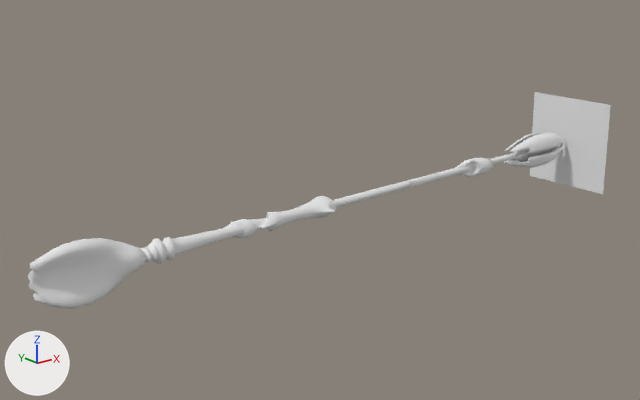
A saved change to the OBJ model src/main/resources/assets/aunis/models/tesr/tools/staff.obj.
One viewpoint serves both versions: a camera (50 mm lens) standing at (-25.1, -29.4, 10.6) and looking at (-3.6, -2.6, -0.1). The axes (+X, +Y, +Z) are drawn at lower left. The lights are the same throughout. Where no turn or scale is listed for an object, it has been applied to the vertices.

Script lines for the objects in view, before the commit:
```python
me_flashmodel = bpy.data.meshes.new('flashModel')
me_flashmodel.from_pydata([(11.46, -1.32, -2.0), (11.44, -5.72, 2.43), (11.39, -1.3, 2.42), (11.5, -5.74, -1.98)], [], [(0, 1, 2), (0, 3, 1)])
me_flashmodel.materials.append(mat_null__002)  # white #e7e7e7
me_gunmodel = bpy.data.meshes.new('gunModel')
me_gunmodel.from_pydata(...)  # 2039 vertices, 3970 faces; spans x -15.9..11.4, y -4.1..-2.7, z -1.4..0.9
me_gunmodel.materials.append(mat_material_007)  # white #e7e7e7
ob_flashmodel = bpy.data.objects.new('flashModel', me_flashmodel)
ob_flashmodel.location = (0.0, 0.0, 0.0)
ob_gunmodel = bpy.data.objects.new('gunModel', me_gunmodel)
ob_gunmodel.location = (0.0, 0.0, 0.0)
```
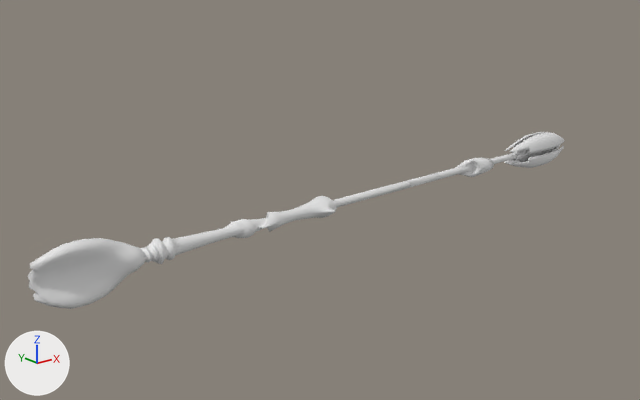
What changed in the scene script:
```text
Remove ob_flashmodel:
    ob_flashmodel = bpy.data.objects.new('flashModel', me_flashmodel)
    ob_flashmodel.location = (0.0, 0.0, 0.0)
```

Pixel boxes (x1, y1, x2, y2) of what changed, in the pictures (640 x 400 px):
'flashModel', deleted: before (530, 92, 611, 194)
